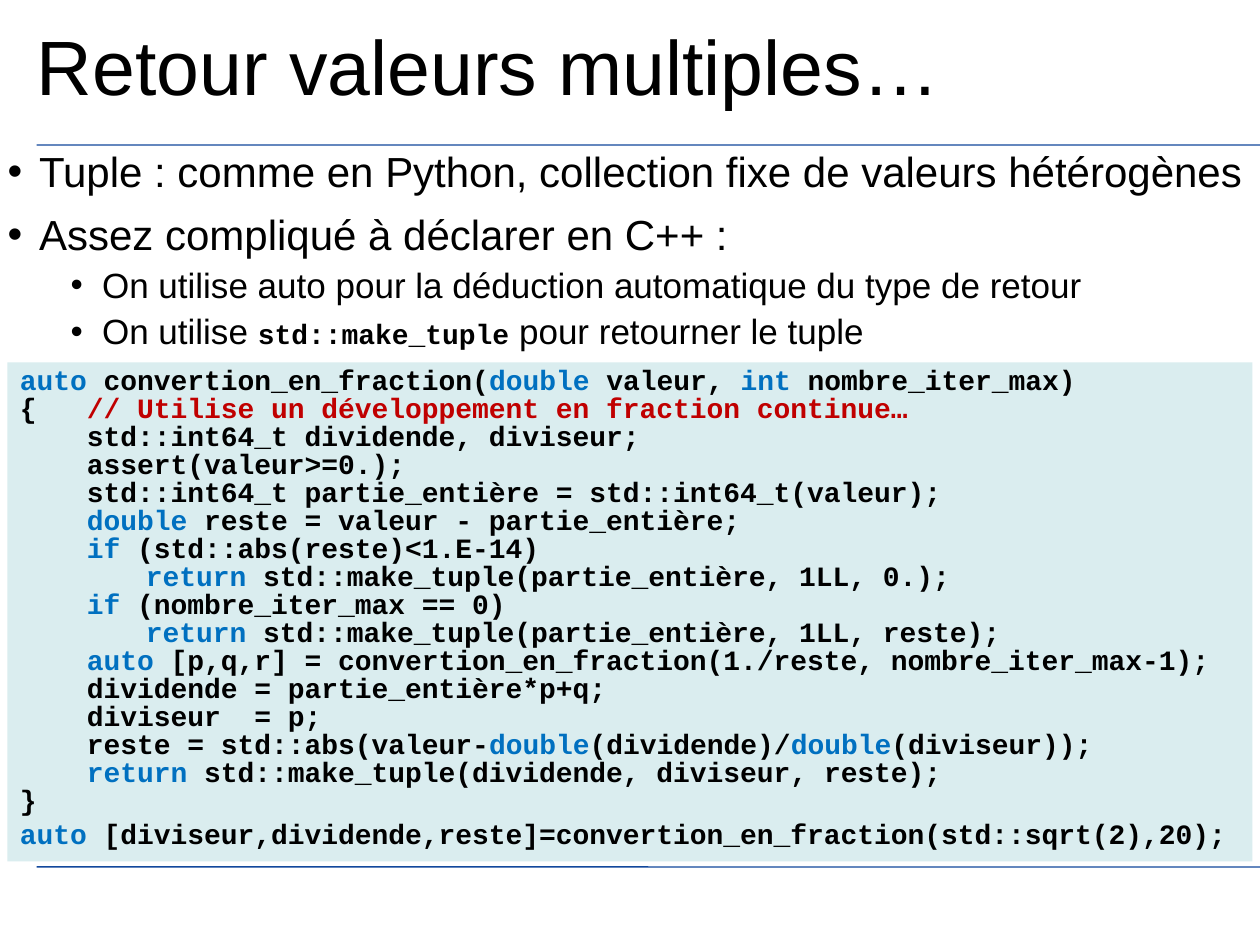
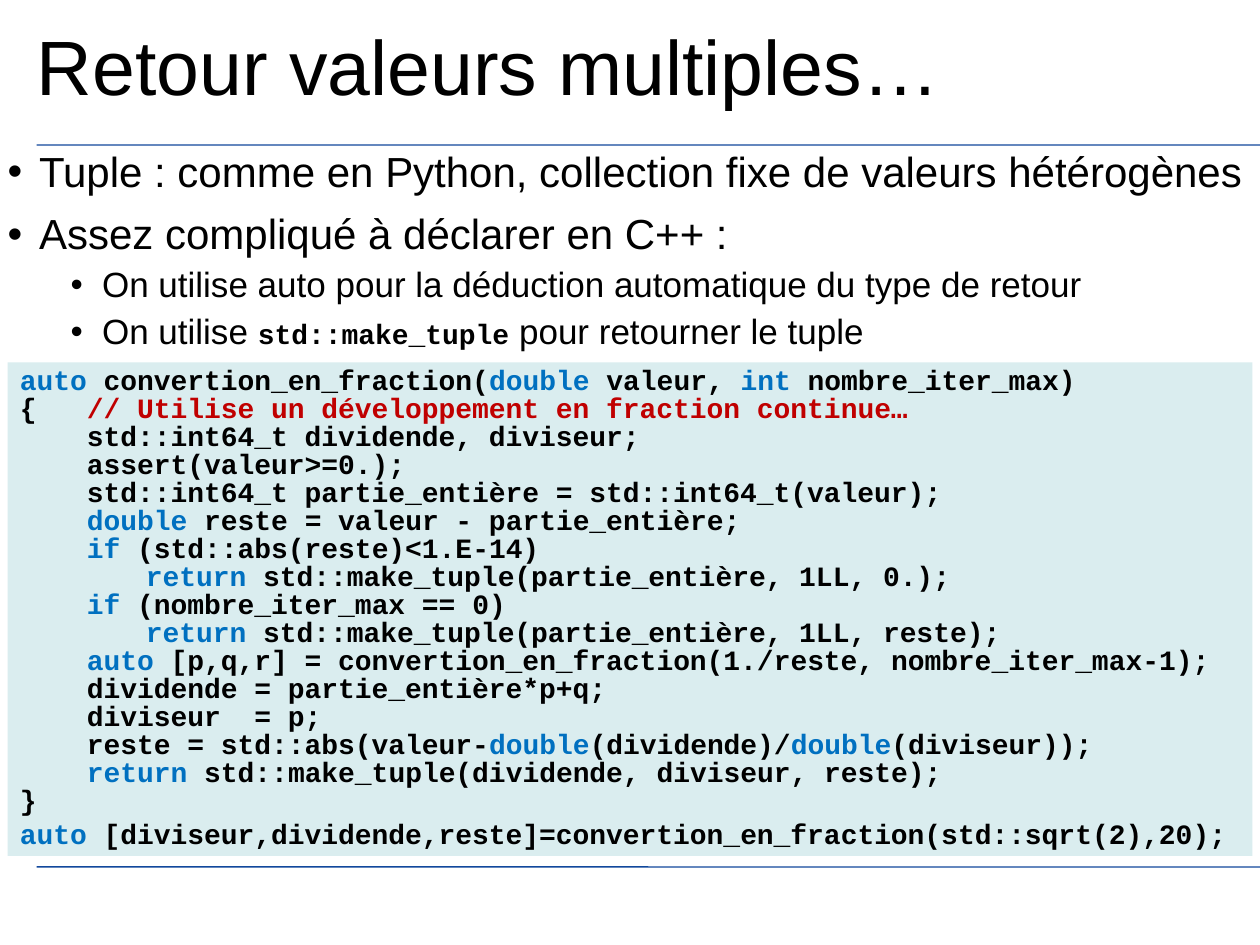
Before and after one commit to JuvignyEnsta/C-2020, a slide deck: slide 99 of Transparents/InitiationCpp.pptx. Drawn at 1260x945 pixels with LibreOffice and Linux fonts; fonts in the diff are those of the drawing; background and template pictures are left out. Boxes give left, top, right and bottom in pixels: in the first picture for what was removed or moved away, otherwise in the second. Text is boxed around its words. In the diff, an @@ line names an element or a change of style, - is before the commit and + after.

```diff
--- a/Transparents/InitiationCpp.pptx
+++ b/Transparents/InitiationCpp.pptx
@@ rectangle "auto convertion_en_fraction(double valeur, int nombre_iter_m ...": place and size @@
-rectangle "auto convertion_en_fraction(double valeur, int nombre_iter_m ..." at box(8, 363, 1252, 862)
+rectangle "auto convertion_en_fraction(double valeur, int nombre_iter_m ..." at box(8, 363, 1252, 857)
```
Also in this commit, not shown: 108 other slides changed, 8 slides added, 2 slides removed, 3 other files.
